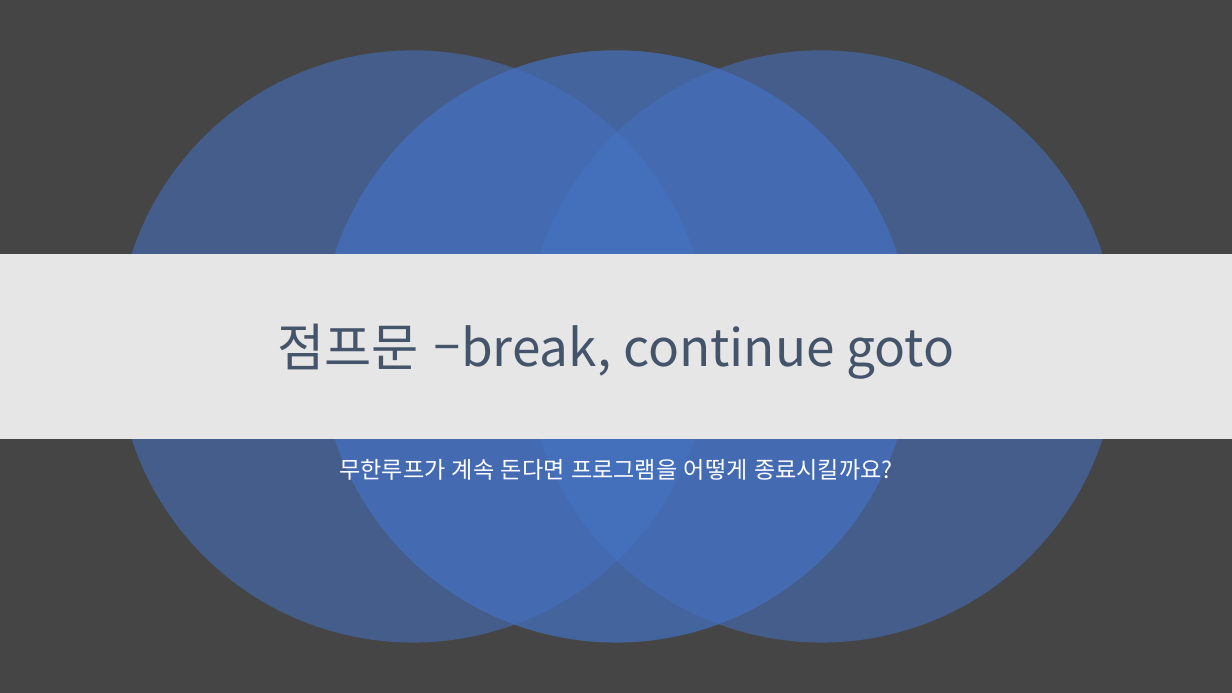
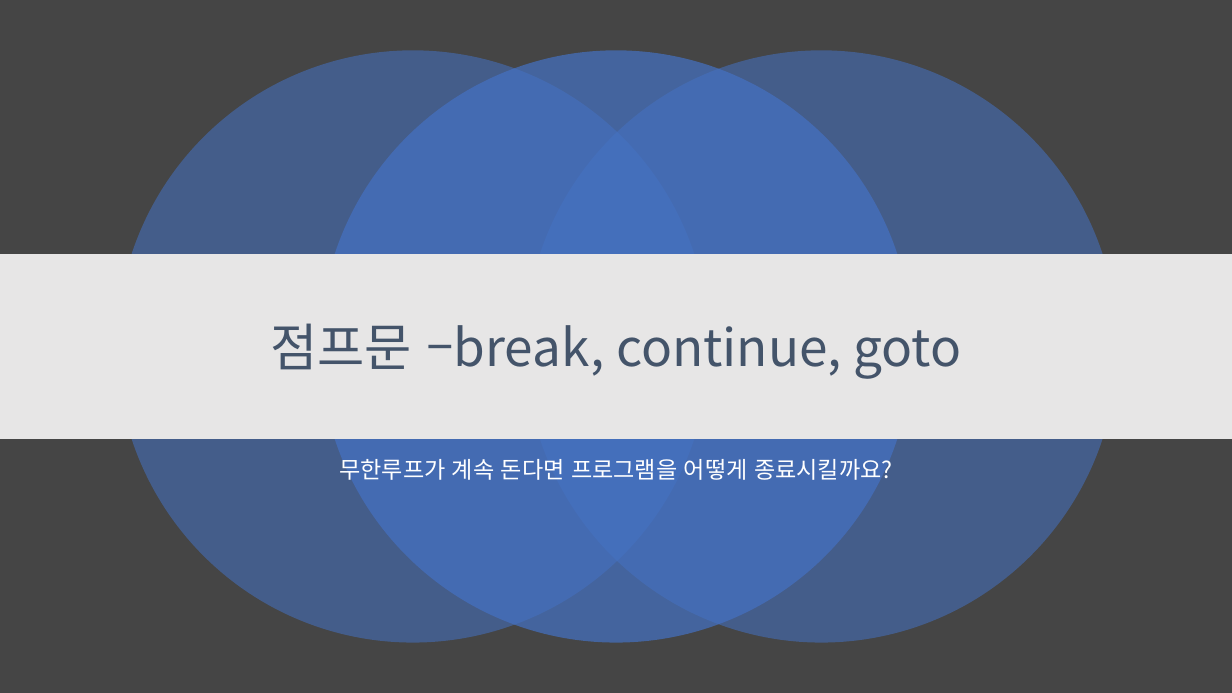
Before and after one commit to kjh99660/Study_powerpoint, a slide deck: slide 20 of c# 스터디 2주 차.pptx. Drawn at 1232x693 pixels with LibreOffice and Linux fonts; fonts in the diff are those of the drawing. Boxes give left, top, right and bottom in pixels: in the first picture for what was removed or moved away, otherwise in the second. Text is boxed around its words. In the diff, an @@ line names an element or a change of style, - is before the commit and + after.

```diff
--- a/c# 스터디 2주 차.pptx
+++ b/c# 스터디 2주 차.pptx
@@ title at box(271, 323, 961, 379): text changed @@
-점프문 –break, continue goto
+점프문 –break, continue, goto
```
Also in this commit, not shown: 7 other slides changed, 3 slides added, 4 other files.
